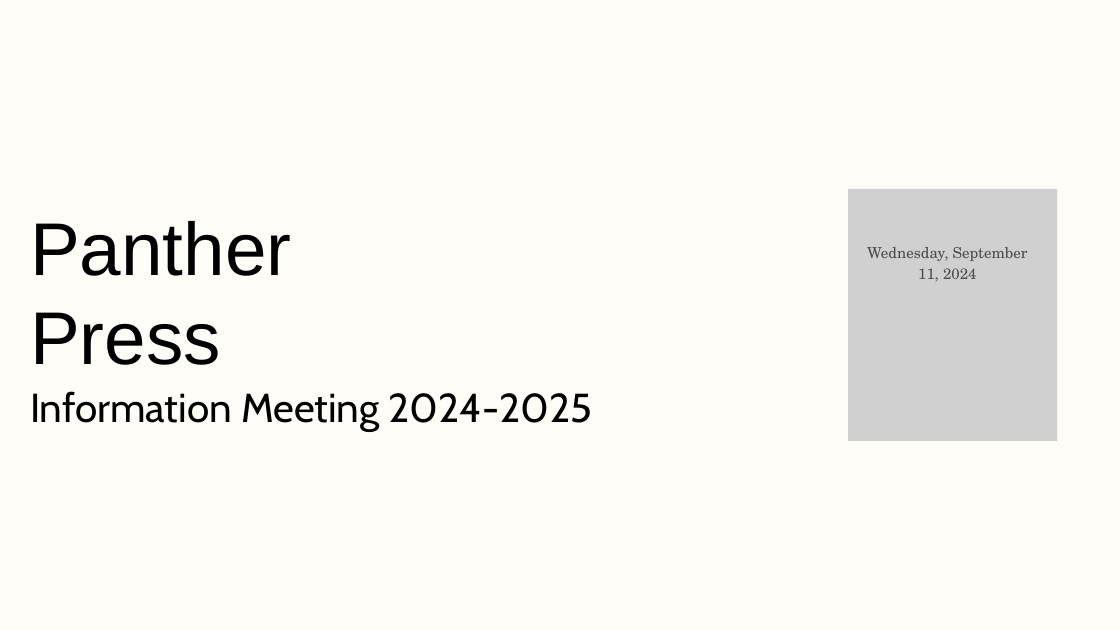
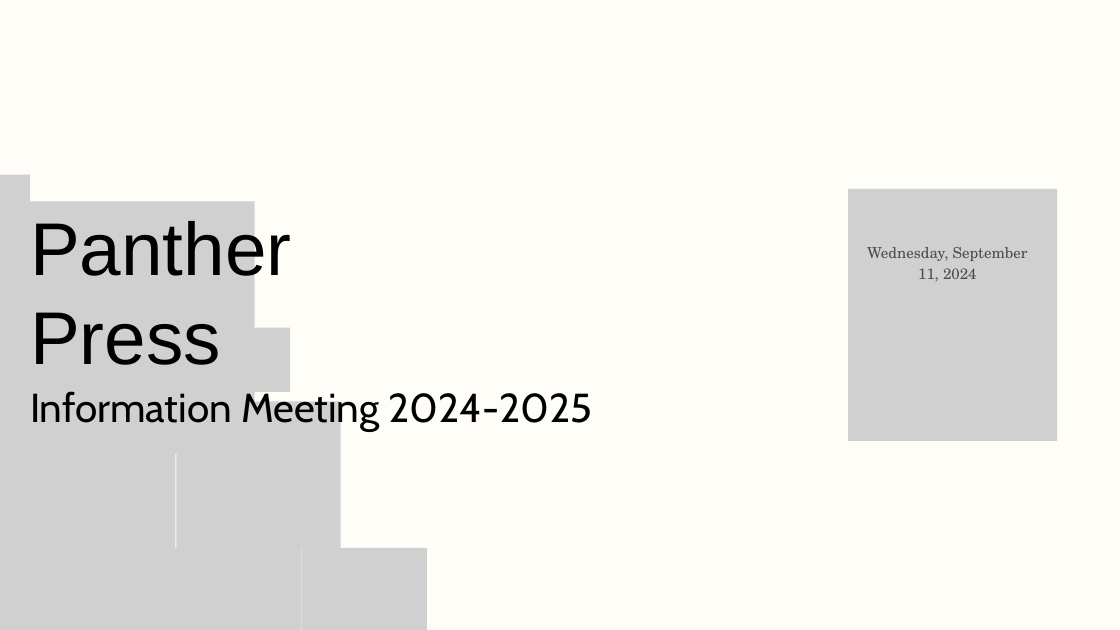
Before and after one commit to TazmeenM/pantherPressSlidesProject, a slide deck: slide 1 of 2024-2025 Information Session Slides.pptx. Drawn at 1120x630 pixels with LibreOffice and Linux fonts; fonts in the diff are those of the drawing; grey boxes stand for pictures. Boxes give left, top, right and bottom in pixels: in the first picture for what was removed or moved away, otherwise in the second. Text is boxed around its words. In the diff, an @@ line names an element or a change of style, - is before the commit and + after.

```diff
--- a/2024-2025 Information Session Slides.pptx
+++ b/2024-2025 Information Session Slides.pptx
@@ picture added at bbox=[0, 175, 30, 315] @@
@@ picture added at bbox=[30, 202, 255, 454] @@
@@ picture added at bbox=[0, 293, 102, 454] @@
@@ picture added at bbox=[228, 328, 290, 392] @@
@@ picture added at bbox=[176, 402, 340, 548] @@
@@ picture added at bbox=[0, 447, 175, 630] @@
@@ picture added at bbox=[155, 548, 301, 630] @@
@@ picture added at bbox=[302, 548, 427, 630] @@
```
Also in this commit, not shown: 9 other slides changed, 6 slides added.
